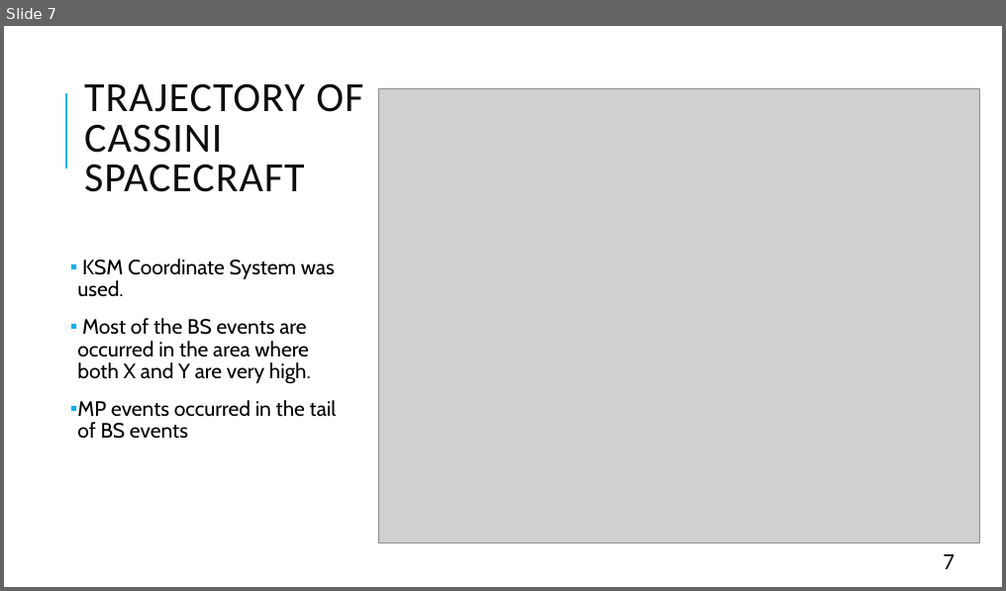
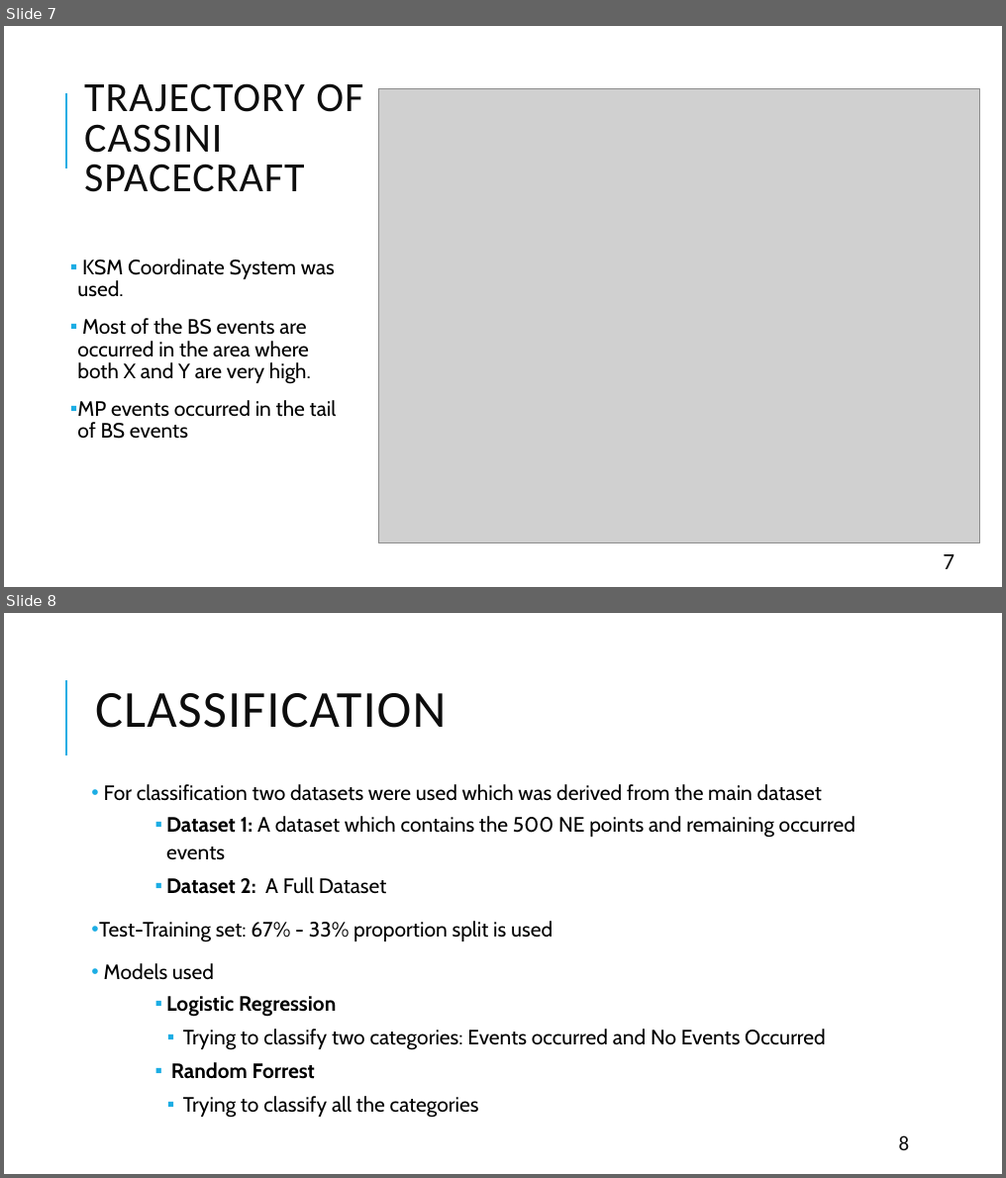
Before and after one commit to matty1203/r_cubicplot, a slide deck: Classification of bow shock event positions from Magnetic.pptx. Shown one above the other, each under a label of ours: slide 7 before the commit, slides 7 and 8 after it. The pictures are 1006x591 and 1006x1178 pixels, drawn with LibreOffice and Linux fonts; fonts in the diff are those of the drawing; grey boxes stand for pictures. Boxes give left, top, right and bottom in pixels: in the first picture for what was removed or moved away, otherwise in the second. Text is boxed around its words. In the diff, an @@ line names an element or a change of style, - is before the commit and + after.

```diff
--- a/Classification of bow shock event positions from Magnetic.pptx
+++ b/Classification of bow shock event positions from Magnetic.pptx
@@ slide 8 added at <box>4,613,1002,1174</box>, background #FFFFFF; not listed: 1 template element that a slide beside it also shows @@
@@ title added at <box>95,693,446,728</box>, 50 pt, text #0D0D0D @@
+CLASSIFICATION
@@ text added at <box>99,784,855,1118</box>, 20 pt, text #000000 @@
+• For classification two datasets were used which was derived from the main dataset
+          ▪ Dataset 1: A dataset which contains the 500 NE points and remaining occurred events
+          ▪ Dataset 2: A Full Dataset
+• Test-Training set: 67% - 33% proportion split is used
+• Models used
+          ▪ Logistic Regression
+            ▪ Trying to classify two categories: Events occurred and No Events Occurred
+          ▪ Random Forrest
+            ▪ Trying to classify all the categories
@@ page number added at <box>899,1136,910,1151</box>, 20 pt, text #0D0D0D @@
+8
```
Also in this commit, not shown: 1 slide changed, 6 other slides added, 1 slide removed, 3 other files.
